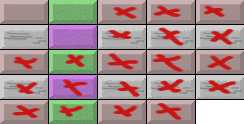
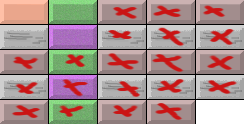
Before/after of a (244, 124) layered artwork. What changed in the layer stack:
painted on "Bricks" over [0, 0, 48, 24]
